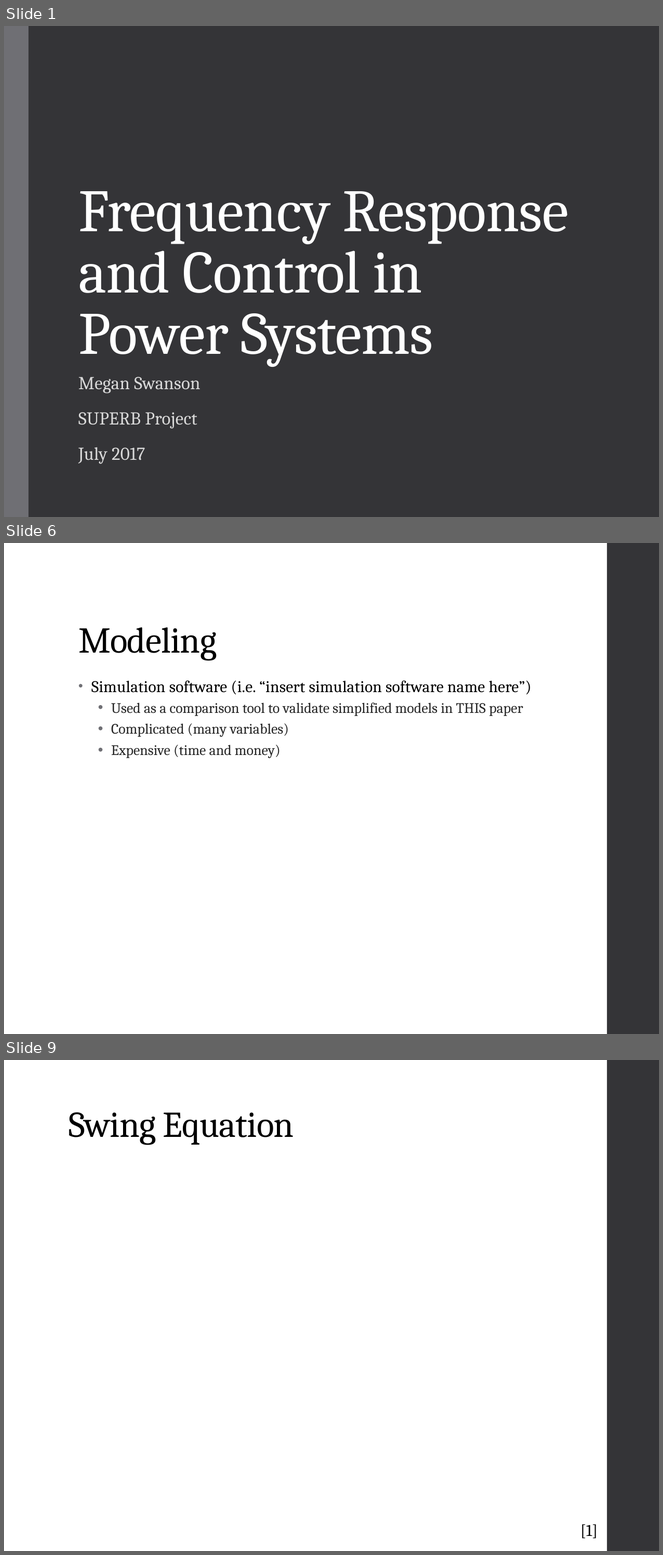
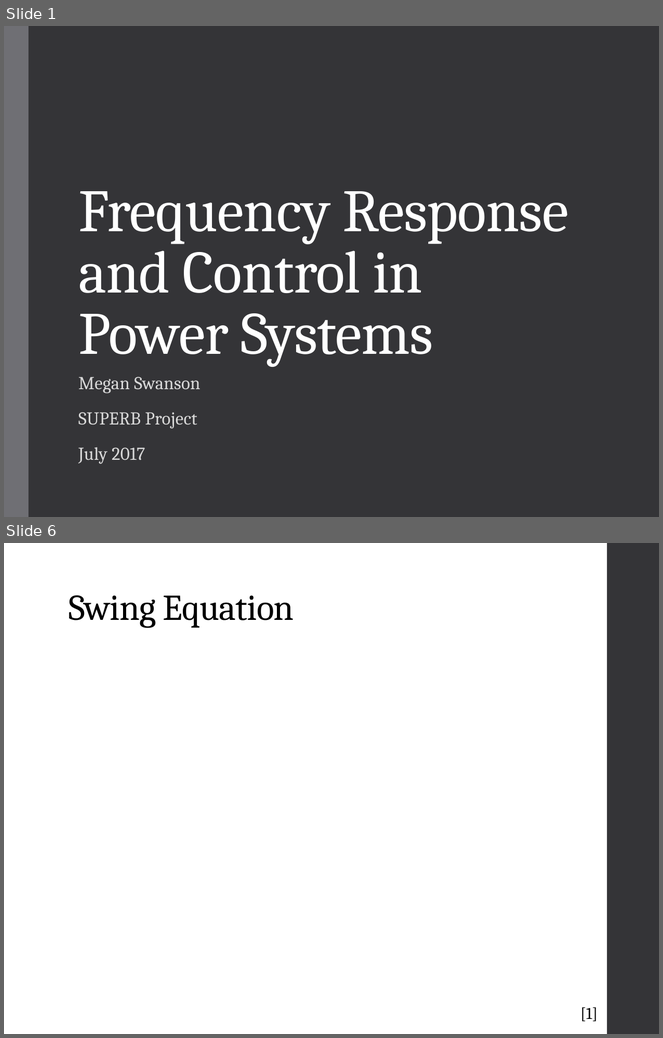
Before and after one commit to mswan96/SUPERB, a slide deck: Literature Review.pptx. Shown one above the other, each under a label of ours: slides 1, 6 and 9 before the commit, slides 1 and 6 after it; the slides between them are not shown. The pictures are 663x1555 and 663x1038 pixels, drawn with LibreOffice and Linux fonts; fonts in the diff are those of the drawing; grey boxes stand for pictures. Boxes give left, top, right and bottom in pixels: in the first picture for what was removed or moved away, otherwise in the second. Text is boxed around its words. In the diff, an @@ line names an element or a change of style, - is before the commit and + after.

```diff
--- a/Literature Review.pptx
+++ b/Literature Review.pptx
@@ slide 6 removed at [4,543,659,1034], background #FFFFFF; not listed: 1 template element that a slide beside it also shows @@
@@ title removed at [78,627,217,661] @@
-Modeling
@@ text removed at [91,680,532,758] @@
-• Simulation software (i.e. “insert simulation software name here”)
-  • Used as a comparison tool to validate simplified models in THIS paper
-  • Complicated (many variables)
-  • Expensive (time and money)
@@ what was slide 9 is now slide 6 @@
```
Also in this commit, not shown: 13 slides changed, 5 other slides removed, 1 other file.
